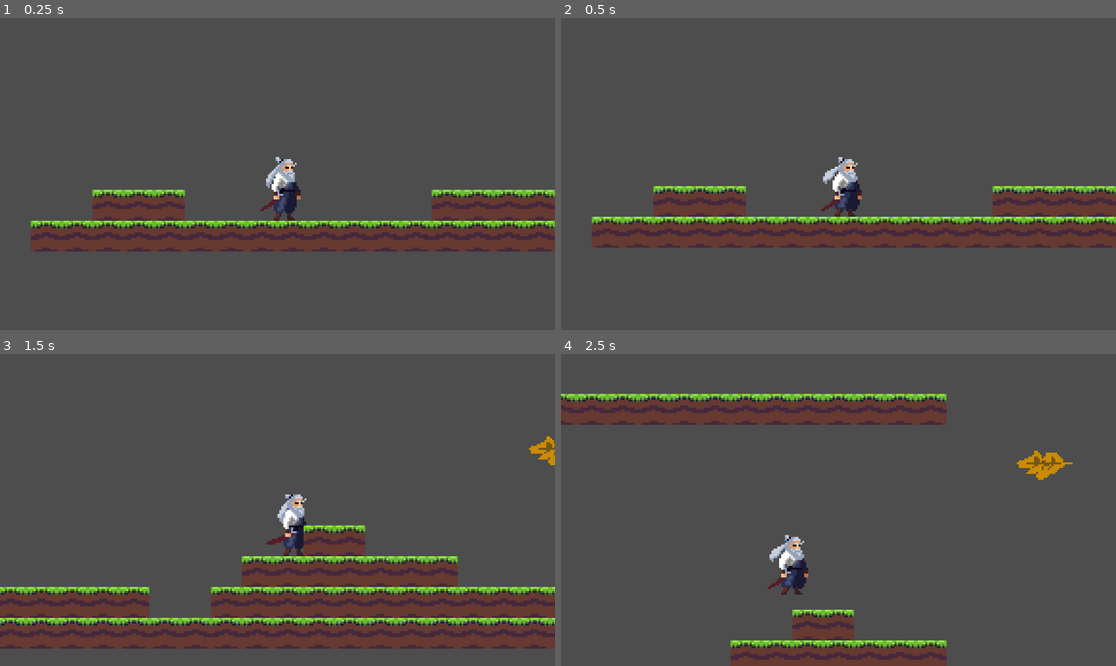
Above: before the commit, frames 1-4 (two rows, left to right).
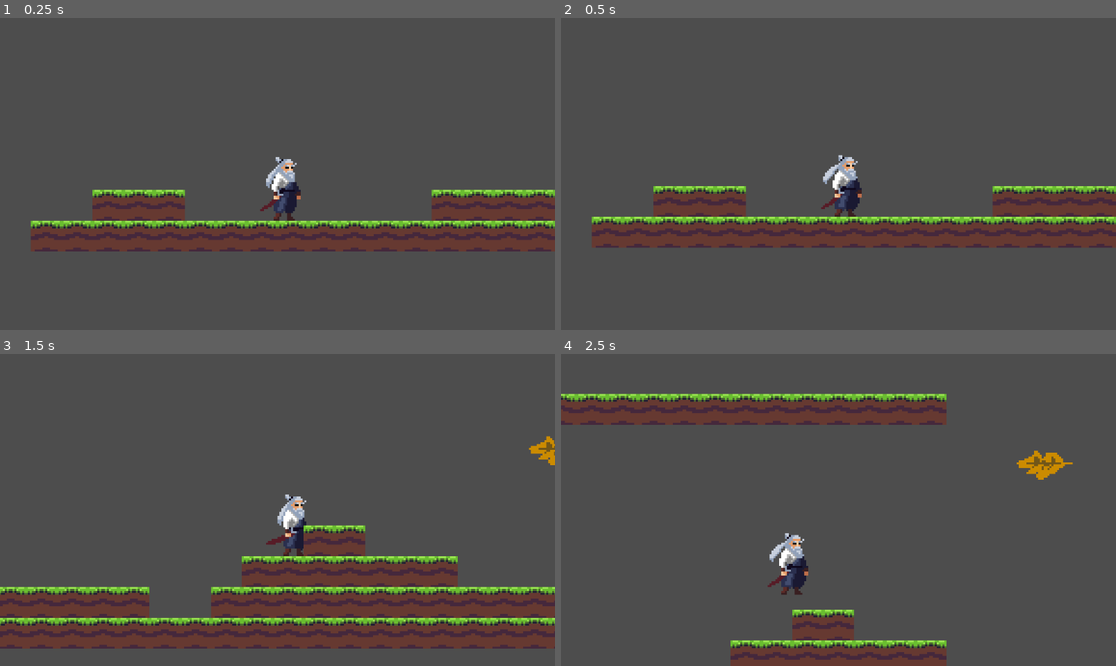
Above: after the commit, the same moments.

Repository: carterhshshs2/LEVEL-2-PROJECT-FIGHT-BENDERS-FINAL
Game: Godot game, scene res://game.tscn
The game is run twice, just before and just after one commit, with the same random seed, the same clock (stepped at 60 frames per second) and the same inputs.
Inputs:
- Up to frame 1 (0.25 s): no input
- Up to frame 2 (0.5 s): no input
- Up to frame 3 (1.5 s): tap Enter (ui_accept) at 0.5, 0.77 s; hold Right (ui_right) from 0.53 s (still down)
- Up to frame 4 (2.5 s): tap Enter (ui_accept) at 1.52 s; release Right (ui_right) at 2.03 s; hold Left (ui_left) from 2.03 s (still down)

Frame 1 is identical in both runs. In frame 2, 0.4% of the frame differs, in the area x 46-55%, y 43-62%; in frame 3, 0.2%; in frame 4, 0.4%, in the area x 37-45%, y 57-76%.

Commit message:
Death created

Diff:
--- a/game.tscn
+++ b/game.tscn
@@ -1,8 +1,9 @@
-[gd_scene load_steps=7 format=3 uid="uid://itsb0oryebt7"]
+[gd_scene load_steps=9 format=3 uid="uid://itsb0oryebt7"]
 
 [ext_resource type="PackedScene" uid="uid://c44di13nlv62h" path="res://player.tscn" id="1_80nbo"]
 [ext_resource type="TileSet" uid="uid://c4fxkplsuh7ef" path="res://SAMURAIADAPTED/GrassDirtGenericTileSet.tres" id="2_e2o6t"]
 [ext_resource type="PackedScene" uid="uid://du5i7kduvy3s7" path="res://platform.tscn" id="3_feb5d"]
+[ext_resource type="PackedScene" uid="uid://bawy1ivxlbcyj" path="res://killzone.tscn" id="4_fc0e3"]
 
 [sub_resource type="Animation" id="Animation_fc0e3"]
 resource_name = "new_animation"
@@ -42,6 +43,8 @@
 &"new_animation": SubResource("Animation_fc0e3")
 }
 
+[sub_resource type="WorldBoundaryShape2D" id="WorldBoundaryShape2D_7jktm"]
+
 [node name="Game" type="Node2D"]
 
 [node name="Player" parent="." instance=ExtResource("1_80nbo")]
@@ -66,3 +69,9 @@
 &"": SubResource("AnimationLibrary_ryrav")
 }
 autoplay = "new_animation"
+
+[node name="Killzone" parent="." instance=ExtResource("4_fc0e3")]
+
+[node name="CollisionShape2D" type="CollisionShape2D" parent="Killzone"]
+position = Vector2(-16, 67)
+shape = SubResource("WorldBoundaryShape2D_7jktm")
--- /dev/null
+++ b/killzone.gd
@@ -0,0 +1,12 @@
+extends Area2D
+
+@onready var timer = $Timer
+
+func _on_body_entered(body):
+	print("You died!")
+	timer.start()
+
+
+
+func _on_timer_timeout():
+	get_tree().reload_current_scene()
--- /dev/null
+++ b/killzone.tscn
@@ -0,0 +1,11 @@
+[gd_scene load_steps=2 format=3 uid="uid://bawy1ivxlbcyj"]
+
+[ext_resource type="Script" uid="uid://caln8lywrloce" path="res://killzone.gd" id="1_3brf5"]
+
+[node name="Killzone" type="Area2D"]
+script = ExtResource("1_3brf5")
+
+[node name="Timer" type="Timer" parent="."]
+
+[connection signal="body_entered" from="." to="." method="_on_body_entered"]
+[connection signal="timeout" from="Timer" to="." method="_on_timer_timeout"]
--- a/player.tscn
+++ b/player.tscn
@@ -90,7 +90,7 @@
 [node name="AnimatedSprite2D" type="AnimatedSprite2D" parent="."]
 sprite_frames = SubResource("SpriteFrames_ivps1")
 autoplay = "default"
-frame_progress = 0.524954
+frame_progress = 0.301528
 
 [node name="CollisionShape2D" type="CollisionShape2D" parent="."]
 position = Vector2(1, 17.5)
Not shown, added: killzone.gd.uid
